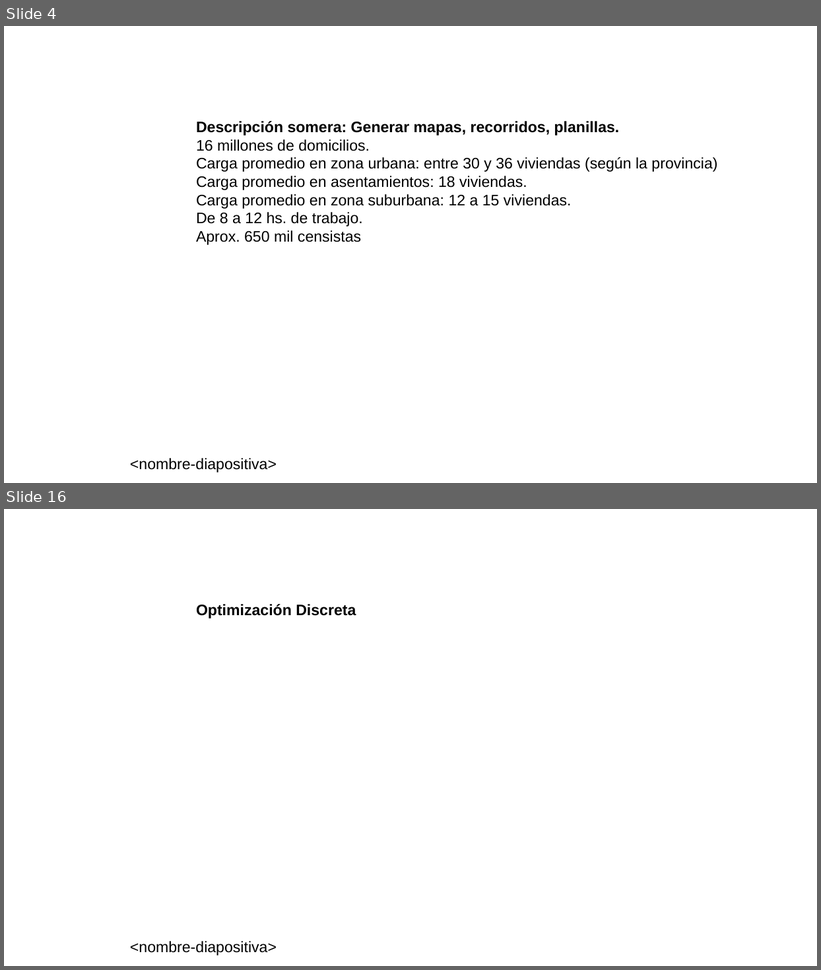
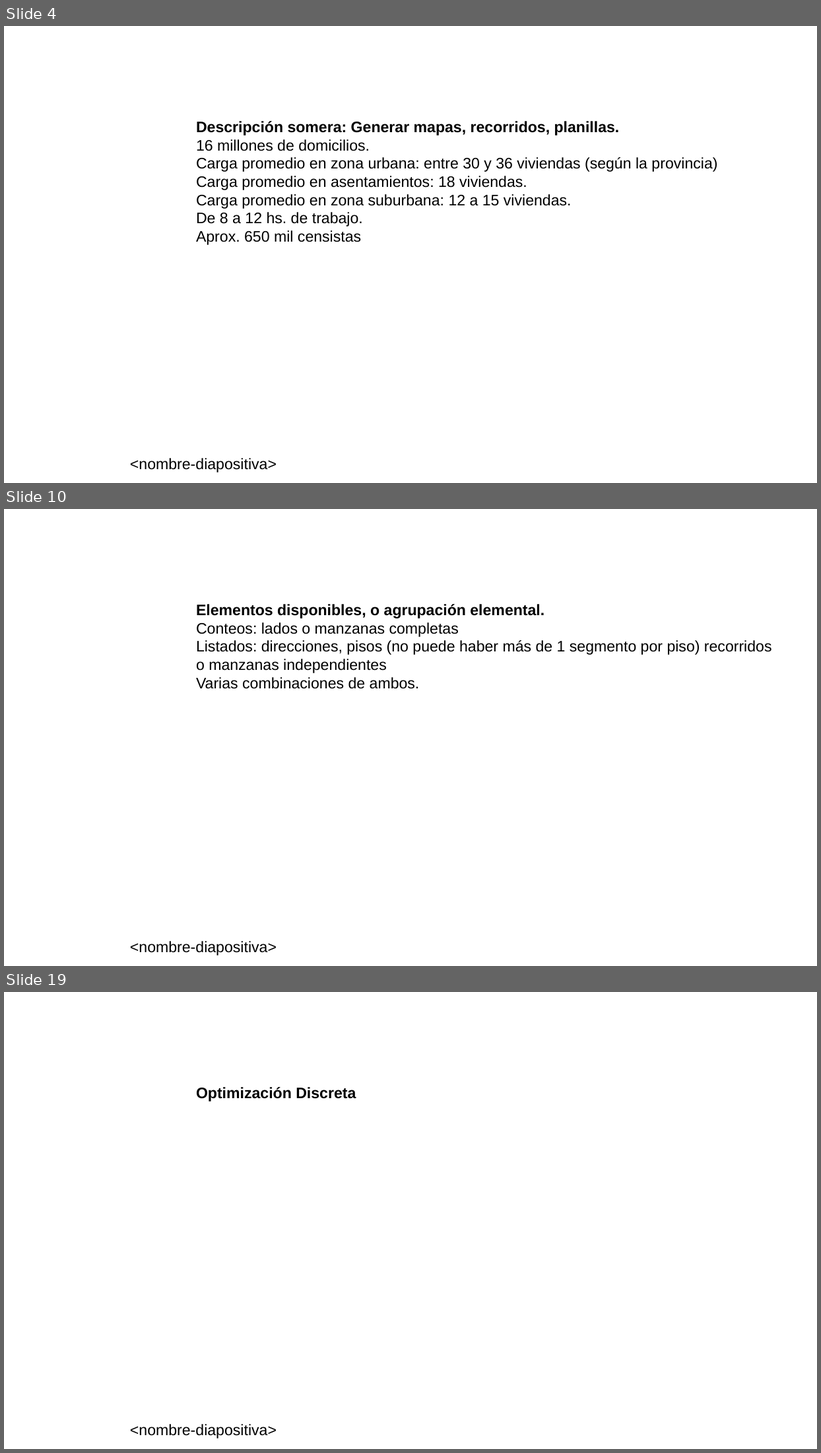
Before and after one commit to neptuso/Charlas, a slide deck: IDERA/segmentos.censo2022.pptx. Shown one above the other, each under a label of ours: slides 4 and 16 before the commit, slides 4, 10 and 19 after it; the slides between them are not shown. The pictures are 821x970 and 821x1453 pixels, drawn with LibreOffice and Linux fonts; fonts in the diff are those of the drawing; background and template pictures are left out. Boxes give left, top, right and bottom in pixels: in the first picture for what was removed or moved away, otherwise in the second. Text is boxed around its words. In the diff, an @@ line names an element or a change of style, - is before the commit and + after.

```diff
--- a/IDERA/segmentos.censo2022.pptx
+++ b/IDERA/segmentos.censo2022.pptx
@@ slide 10 added at [4, 509, 817, 966], background picture (left out); not listed: 1 template element that a slide beside it also shows @@
@@ text added at [196, 604, 772, 689], 18 pt, text #000000 @@
+Elementos disponibles, o agrupación elemental.
+Conteos: lados o manzanas completas
+Listados: direcciones, pisos (no puede haber más de 1 segmento por piso) recorridos o manzanas independientes
+Varias combinaciones de ambos.
@@ what was slide 16 is now slide 19 @@
```
Also in this commit, not shown: 6 slides changed, 7 other slides added, 5 slides removed, 2 other files.
